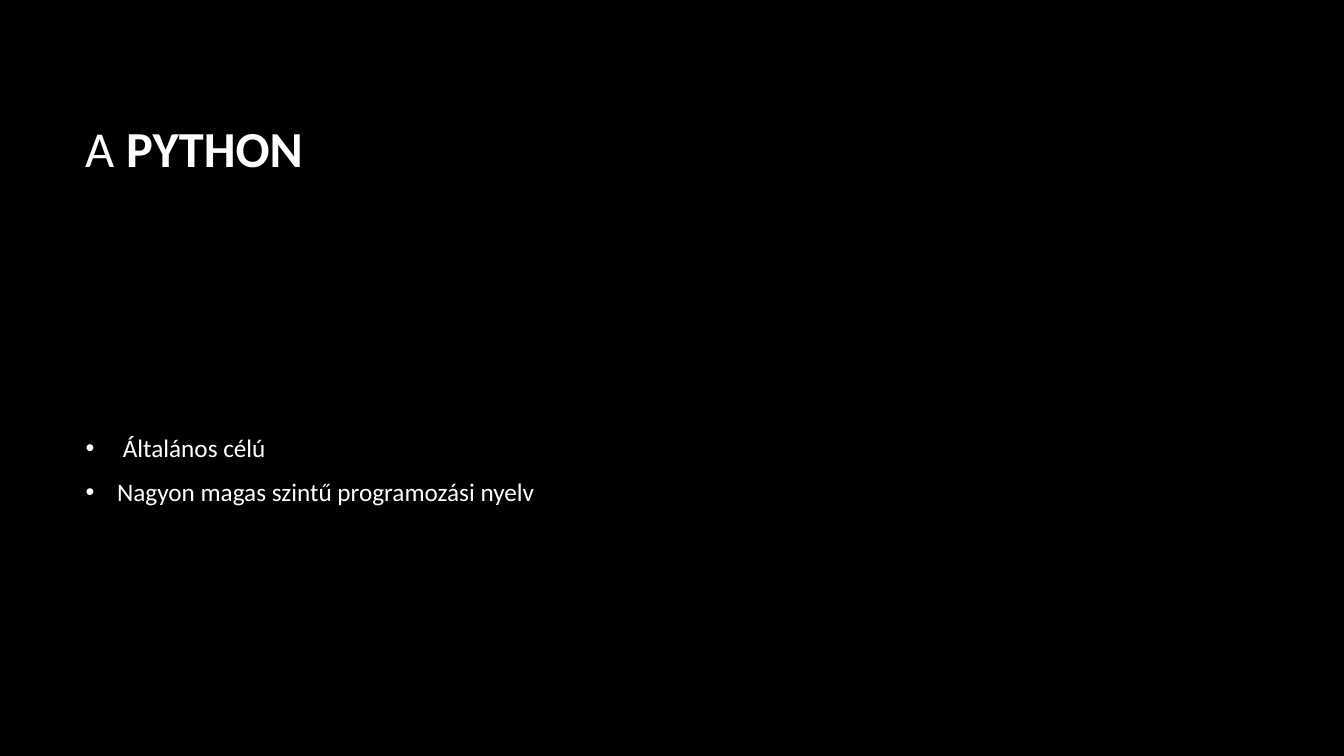
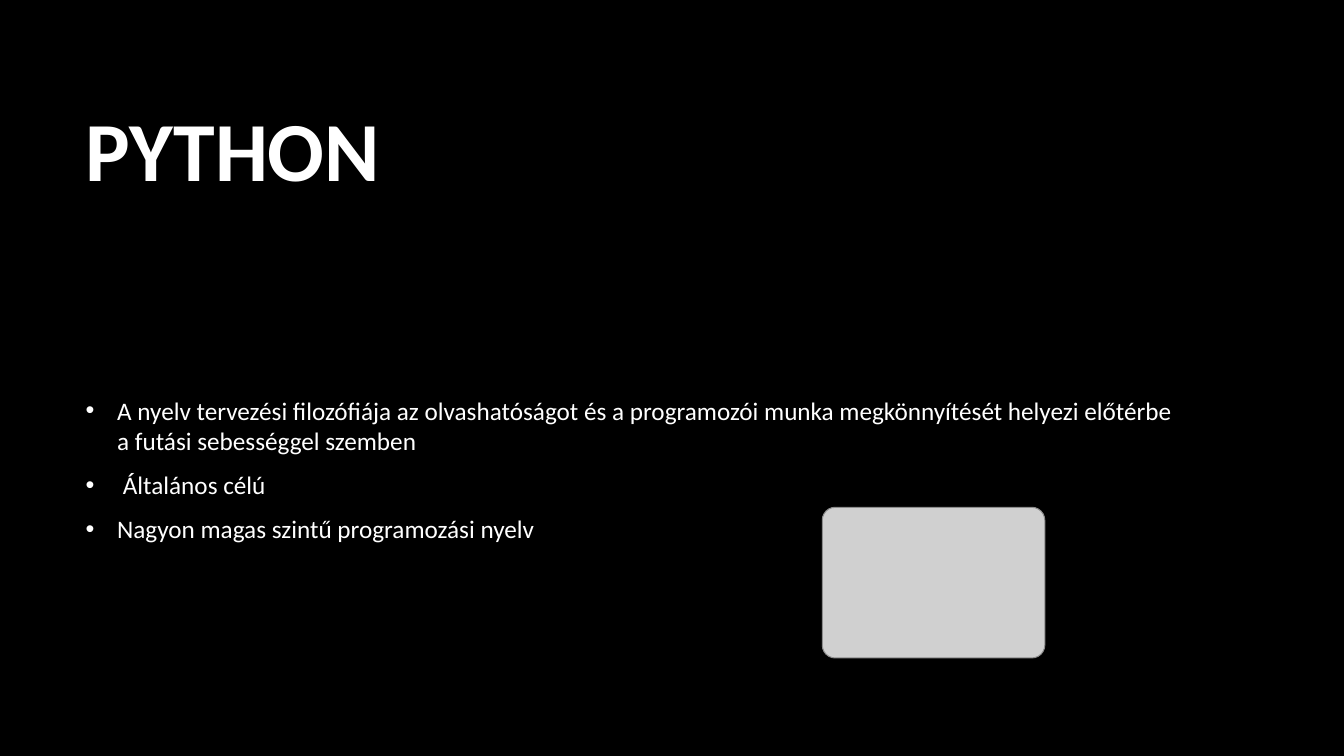
Before and after one commit to Andor1298/ikt-ppt, a slide deck: slide 3 of Python.pptx. Drawn at 1344x756 pixels with LibreOffice and Linux fonts; fonts in the diff are those of the drawing; grey boxes stand for pictures; background and template pictures are left out. Boxes give left, top, right and bottom in pixels: in the first picture for what was removed or moved away, otherwise in the second. Text is boxed around its words. In the diff, an @@ line names an element or a change of style, - is before the commit and + after.

```diff
--- a/Python.pptx
+++ b/Python.pptx
@@ title at (x1=86, y1=126, x2=380, y2=182): text changed; size 36 to 60 pt @@
-A PYTHON
+PYTHON
@@ text at (x1=117, y1=402, x2=1171, y2=455): paragraph added @@
+• A nyelv tervezési filozófiája az olvashatóságot és a programozói munka megkönnyítését helyezi előtérbe a futási sebességgel szemben
@@ picture added at (x1=823, y1=507, x2=1046, y2=658) @@
```
Also in this commit, not shown: 3 other slides changed, 1 slide added.
